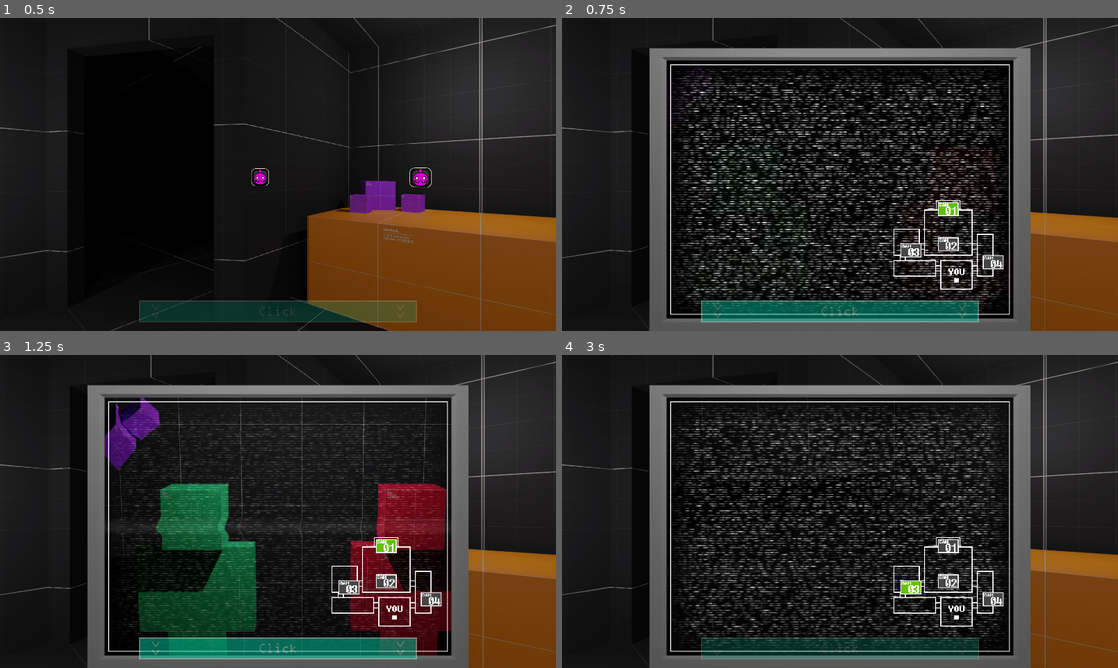
Above: before the commit, frames 1-4 (two rows, left to right).
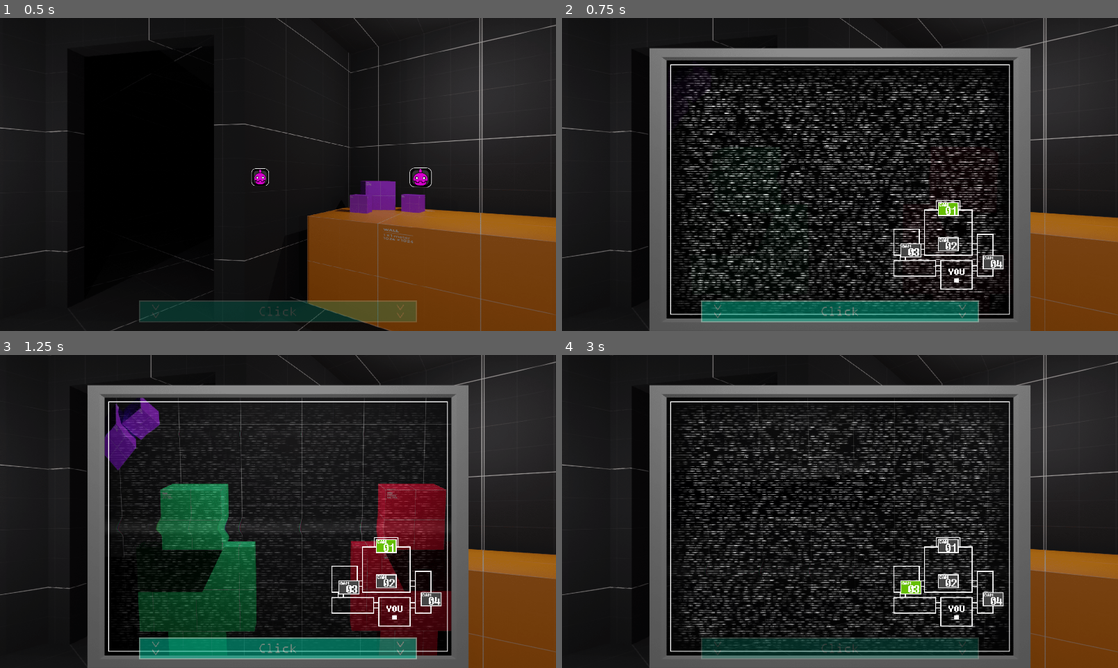
Above: after the commit, the same moments.

Repository: Oplexitie/Cupcakes-Framework
Game: Godot game, scene res://Scenes/Nights/nights.tscn
Same seed, same stepped clock (60 frames per second), same inputs: the game is played once before the commit and once after it.
Inputs (mouse positions are in pixels of both pictures, inside the frame that each line leads up to):
- Up to frame 1 (0.5 s): no input
- Up to frame 2 (0.75 s): click (840, 315) at 0.5 s
- Up to frame 3 (1.25 s): no input
- Up to frame 4 (3 s): click (945, 580) at 1.25 s; click (945, 545) at 2 s; click (912, 586) at 2.75 s

Frame 1 is identical in both runs. In frame 2, 14% of the frame differs, in the area x 19-81%, y 15-95%; in frame 3, 2.8%; in frame 4, 13%.

Commit message:
move character caused static to a better spot

Diff:
--- a/Scenes/Nights/nights.tscn
+++ b/Scenes/Nights/nights.tscn
@@ -368,7 +368,7 @@
 centered = false
 vframes = 4
 region_enabled = true
-region_rect = Rect2( 125.386, 0, 798, 2372 )
+region_rect = Rect2( 93.905, 0, 798, 2372 )
 
 [node name="room3" type="Sprite" parent="CameraElements/CamRooms"]
 visible = false
@@ -377,7 +377,7 @@
 centered = false
 vframes = 2
 region_enabled = true
-region_rect = Rect2( 53.2809, 0, 798, 1186 )
+region_rect = Rect2( 263.428, 0, 798, 1186 )
 
 [node name="room4" type="Sprite" parent="CameraElements/CamRooms"]
 visible = false
@@ -386,7 +386,7 @@
 centered = false
 vframes = 2
 region_enabled = true
-region_rect = Rect2( 231.948, 0, 798, 1186 )
+region_rect = Rect2( 84.7617, 0, 798, 1186 )
 
 [node name="CamButtons" type="Node2D" parent="CameraElements"]
 z_index = 19
@@ -447,7 +447,6 @@
 modulate = Color( 1, 1, 1, 0.235294 )
 position = Vector2( 361, 147.1 )
 frames = SubResource( 3 )
-frame = 2
 speed_scale = 5.0
 playing = true
 centered = false
@@ -479,7 +478,6 @@
 [node name="CharacterAI" type="Node2D" parent="."]
 visible = false
 script = ExtResource( 2 )
-camera_path = NodePath("../CameraElements")
 cam_feed_path = NodePath("../CameraElements/CamRooms")
 
 [node name="RedTimer" type="Timer" parent="CharacterAI"]
--- a/Scripts/Nights/Camera/cam_updater.gd
+++ b/Scripts/Nights/Camera/cam_updater.gd
@@ -4,7 +4,7 @@
 # 0 = Empty ; 1 = Character in Room ; Other = Possible special poses for Characters in Room
 var room_visitors : Array = [[1,1],[0,0],[0,0],[0,0]]
 
-onready var cam_elements : Node2D = get_parent()
+onready var camera : Node2D = get_parent()
 
 func update_rooms(rooms_to_update : Array):
 	# This handles the camera feeds based on the character positions
@@ -13,32 +13,36 @@
 			0:
 				match room_visitors[0]:
 					[0,0]:
-						cam_elements.all_feeds[0].frame = 3
+						camera.all_feeds[0].frame = 3
 					[1,0]:
-						cam_elements.all_feeds[0].frame = 2
+						camera.all_feeds[0].frame = 2
 					[0,1]:
-						cam_elements.all_feeds[0].frame = 1
+						camera.all_feeds[0].frame = 1
 					[1,1]:
-						cam_elements.all_feeds[0].frame = 0
+						camera.all_feeds[0].frame = 0
 			1:
 				match room_visitors[1]:
 					[0,0]:
-						cam_elements.all_feeds[1].frame = 3
+						camera.all_feeds[1].frame = 3
 					[1,0]:
-						cam_elements.all_feeds[1].frame = 2
+						camera.all_feeds[1].frame = 2
 					[0,1]:
-						cam_elements.all_feeds[1].frame = 1
+						camera.all_feeds[1].frame = 1
 					[1,1]:
-						cam_elements.all_feeds[1].frame = 0
+						camera.all_feeds[1].frame = 0
 			2:
 				match room_visitors[2]:
 					[0,0]:
-						cam_elements.all_feeds[2].frame = 1
+						camera.all_feeds[2].frame = 1
 					[1,0]:
-						cam_elements.all_feeds[2].frame = 0
+						camera.all_feeds[2].frame = 0
 			3:
 				match room_visitors[3]:
 					[0,0]:
-						cam_elements.all_feeds[3].frame = 1
+						camera.all_feeds[3].frame = 1
 					[0,1]:
-						cam_elements.all_feeds[3].frame = 0
+						camera.all_feeds[3].frame = 0
+
+		if camera.current_feed == i:
+			camera.tree_state_machine.start("static_boot")
+			camera.animtree.advance(0)	# this fixes a problem where the static plays 1 frame too late
--- a/Scripts/Nights/chara_ai.gd
+++ b/Scripts/Nights/chara_ai.gd
@@ -1,12 +1,10 @@
 extends Node2D
 
-export var camera_path : NodePath
 export var cam_feed_path : NodePath
 
 var char_levels : Array = [20,20]		# Character difficulty levels [character1,character2]
 var char_pos : Array = [0,0]	# Character positions [character1,character2]
 
-onready var camera = get_node(camera_path)
 onready var cam_feed = get_node(cam_feed_path)
 
 func _ready():
@@ -51,9 +49,7 @@
 
 	cam_feed.room_visitors[from_room][character]=0
 	cam_feed.room_visitors[to_room][character]=newstate
-	if camera.current_feed == from_room or camera.current_feed == to_room:
-		camera.tree_state_machine.start("static_boot")
-		camera.animtree.advance(0)	# this fixes a problem where the static plays 1 frame too late
+
 	cam_feed.update_rooms([from_room,to_room])
 
 func _char_timer_timeout(character : int):
